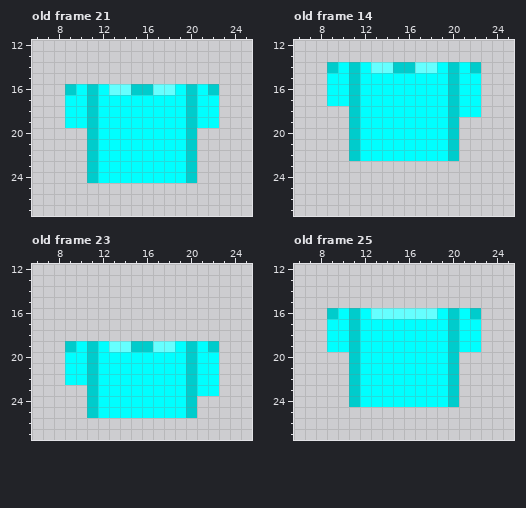
Two states of a pixel-art file, apps/game/assets/characters/equipment/torso/tunic.aseprite. That is the earlier state.
32x32 pixels, 36 frames. Shown: old frame 21: x 6..25, y 12..27; old frame 14: x 6..25, y 12..27; old frame 23: x 6..25, y 12..27; old frame 25: x 6..25, y 12..27. The commit also changed other frames, which this record leaves out.
The result:
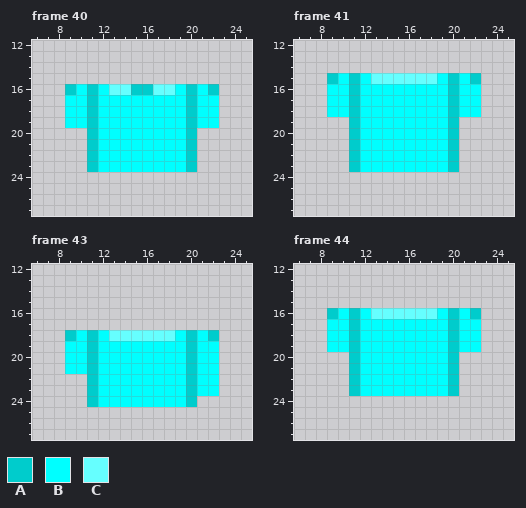
Palette (. is transparent): A #00cccc  B #00ffff  C #66ffff
A new or re-ordered frame is compared with the old frame closest to it.
What changed:
frames 36 -> 52
--- frame 40 is new; against old frame 21
@@ x 9..22 @@
 23 ..ABBBBBBBBA..
-24 ..ABBBBBBBBA..
+24 ..............
 25 ..............
--- frame 41 is new; against old frame 14
@@ x 6..25 @@
 13 ....................
-14 ...ABABCCAACCBABA...
-15 ...BBABBBBBBBBABB...
+14 ....................
+15 ...ABABCCCCCCBABA...
 16 ...BBABBBBBBBBABB...
 17 ...BBABBBBBBBBABB...
-18 .....ABBBBBBBBABB...
+18 ...BBABBBBBBBBABB...
 19 .....ABBBBBBBBA.....
@@ x 9..22 @@
 22 ..ABBBBBBBBA..
-23 ..............
+23 ..ABBBBBBBBA..
 24 ..............
--- frame 43 is new; against old frame 23
@@ x 6..25 @@
 17 ....................
-18 ....................
-19 ...ABABCCAACCBABA...
+18 ...ABABCCCCCCBABA...
+19 ...BBABBBBBBBBABB...
 20 ...BBABBBBBBBBABB...
 21 ...BBABBBBBBBBABB...
-22 ...BBABBBBBBBBABB...
+22 .....ABBBBBBBBABB...
 23 .....ABBBBBBBBABB...
 24 .....ABBBBBBBBA.....
-25 .....ABBBBBBBBA.....
+25 ....................
 26 ....................
--- frame 44 is new; against old frame 25: the same change as frame 40
